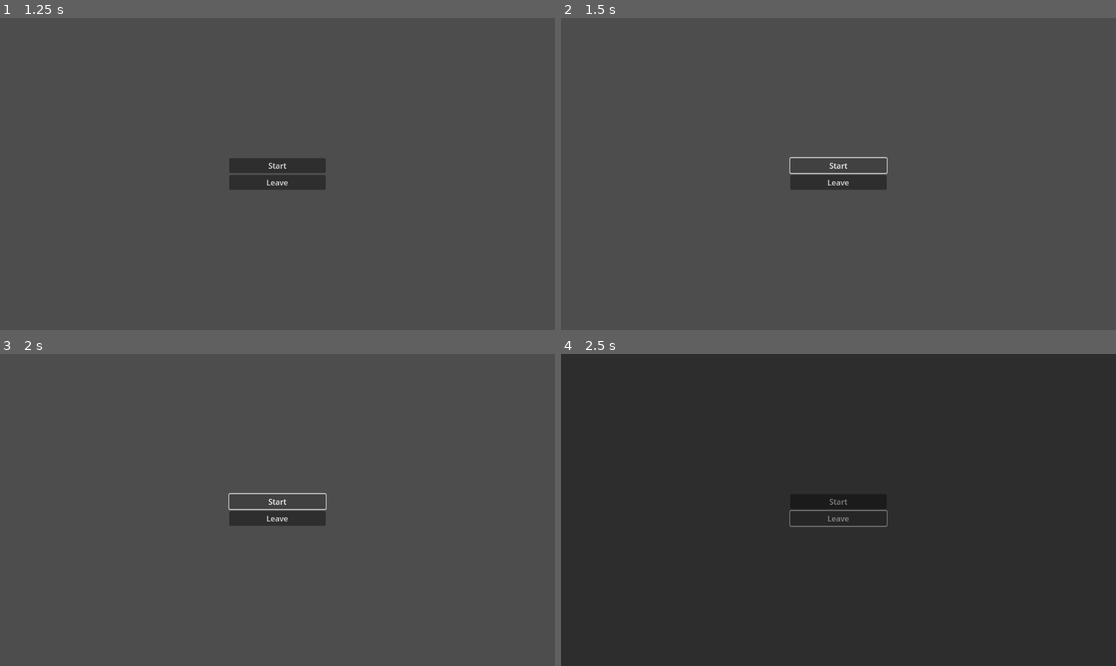
Above: before the commit, frames 1-4 (two rows, left to right).
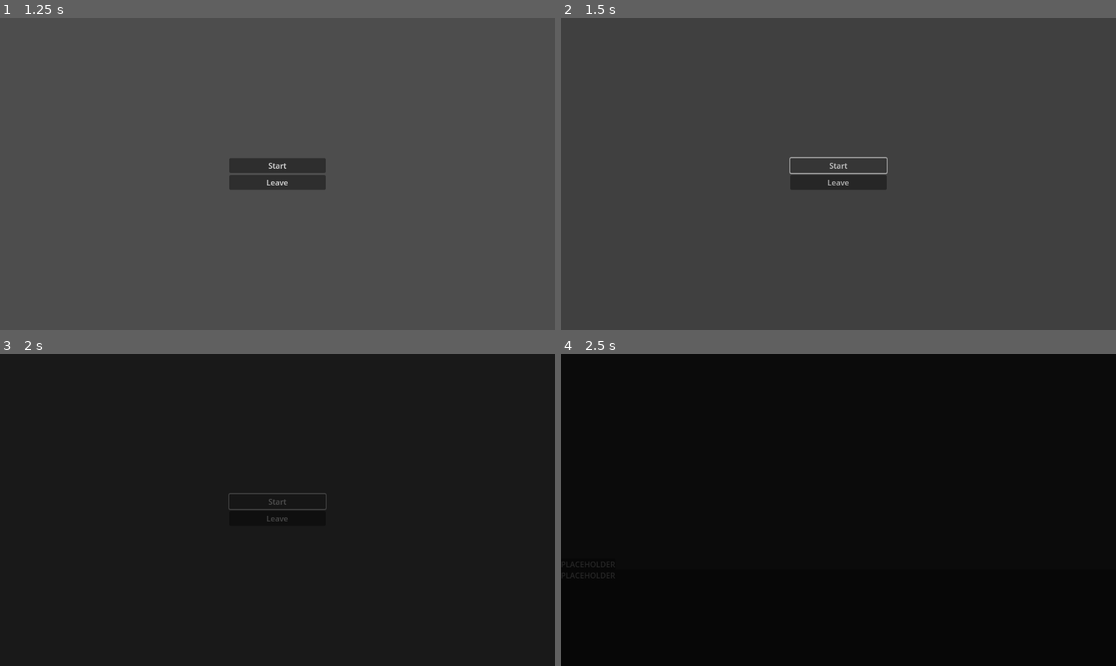
Above: after the commit, the same moments.

Repository: Lipatant/KitchenwareShop
Game: Godot game, scene res://Source/Scenes/MainMenu.tscn
Two runs of this game, one before a commit and one after it. Both use one fixed random seed, a clock stepped at 60 frames per second and the inputs below.
Inputs:
- Up to frame 1 (1.25 s): click "Start" at 0.5 s
- Up to frame 2 (1.5 s): click "Start" at 1.25 s
- Up to frame 3 (2 s): no input
- Up to frame 4 (2.5 s): click "Leave" at 2 s

Frame 1 is identical in both runs. In frame 2, 0.2% of the frame differs, in the area x 41-59%, y 44-54%; in frame 3, 100%, in the area x 0-100%, y 0-100%; in frame 4, 99%.

Commit message:
feat: adding Dialogue

Diff:
--- a/Source/Globals/SaveManager.tscn
+++ b/Source/Globals/SaveManager.tscn
@@ -8,7 +8,9 @@
 [ext_resource type="Resource" uid="uid://ddi5kg0d7wb1m" path="res://Data/Characters/Kirpich.tres" id="6_fea1o"]
 [ext_resource type="Resource" uid="uid://bmmucxvbxfjwn" path="res://Data/Characters/Otis.tres" id="7_oyode"]
 [ext_resource type="Resource" uid="uid://rlu4rta6ltb1" path="res://Data/Characters/Pepe.tres" id="8_meyvb"]
+[ext_resource type="PackedScene" uid="uid://b1nldnorkv3ps" path="res://Source/Scenes/Dialogue.tscn" id="9_5h5su"]
 
-[node name="CurrentSave" type="Node"]
+[node name="SaveManager" type="Node"]
 script = ExtResource("1_8elts")
 _character_resources = Array[ExtResource("2_epxwk")]([ExtResource("3_rae83"), ExtResource("4_uwwlc"), ExtResource("5_py0cn"), ExtResource("6_fea1o"), ExtResource("7_oyode"), ExtResource("8_meyvb")])
+_dialogue_resource = ExtResource("9_5h5su")
--- a/Source/Globals/SaveManager/SaveManager.gd
+++ b/Source/Globals/SaveManager/SaveManager.gd
@@ -3,6 +3,7 @@
 # EXPORTS #
 
 @export var _character_resources : Array[Character]
+@export var _dialogue_resource : PackedScene
 
 # MEMBERS #
 
@@ -15,3 +16,6 @@
 
 func reset() -> void:
 	characters = _character_resources.duplicate(false)
+
+func start_next_day() -> void:
+	SceneManager.change_scene_to_packed(_dialogue_resource)
--- /dev/null
+++ b/Source/Scenes/Dialogue.tscn
@@ -0,0 +1,43 @@
+[gd_scene format=3 uid="uid://b1nldnorkv3ps"]
+
+[node name="Dialogue" type="Control"]
+layout_mode = 3
+anchors_preset = 15
+anchor_right = 1.0
+anchor_bottom = 1.0
+grow_horizontal = 2
+grow_vertical = 2
+
+[node name="Panel" type="Panel" parent="."]
+custom_minimum_size = Vector2(0, 200)
+layout_mode = 1
+anchors_preset = 12
+anchor_top = 1.0
+anchor_right = 1.0
+anchor_bottom = 1.0
+grow_horizontal = 2
+grow_vertical = 0
+
+[node name="ScrollContainer" type="ScrollContainer" parent="Panel"]
+layout_mode = 1
+anchors_preset = 15
+anchor_right = 1.0
+anchor_bottom = 1.0
+grow_horizontal = 2
+grow_vertical = 2
+horizontal_scroll_mode = 0
+
+[node name="RichTextLabel" type="RichTextLabel" parent="Panel/ScrollContainer"]
+layout_mode = 2
+size_flags_horizontal = 3
+text = "PLACEHOLDER"
+fit_content = true
+
+[node name="Panel" type="PanelContainer" parent="Panel"]
+layout_mode = 1
+anchors_preset = -1
+grow_vertical = 0
+
+[node name="Label" type="Label" parent="Panel/Panel"]
+layout_mode = 2
+text = "PLACEHOLDER"
--- /dev/null
+++ b/Source/Scenes/Dialogue/Dialogue.gd
@@ -0,0 +1 @@
+extends Node
--- a/Source/Scenes/MainMenu.tscn
+++ b/Source/Scenes/MainMenu.tscn
@@ -37,4 +37,5 @@
 layout_mode = 2
 text = "Leave"
 
+[connection signal="pressed" from="VBoxContainer/StartButton" to="." method="_on_start_button_pressed"]
 [connection signal="pressed" from="VBoxContainer/LeaveButton" to="." method="_on_leave_button_pressed"]
--- a/Source/Scenes/MainMenu/MainMenu.gd
+++ b/Source/Scenes/MainMenu/MainMenu.gd
@@ -11,3 +11,6 @@
 
 func _on_leave_button_pressed() -> void:
 	SceneManager.quit()
+
+func _on_start_button_pressed() -> void:
+	SaveManager.start_next_day()
Not shown: 1 places in Source/Globals/SaveManager.tscn that only renumber resources
